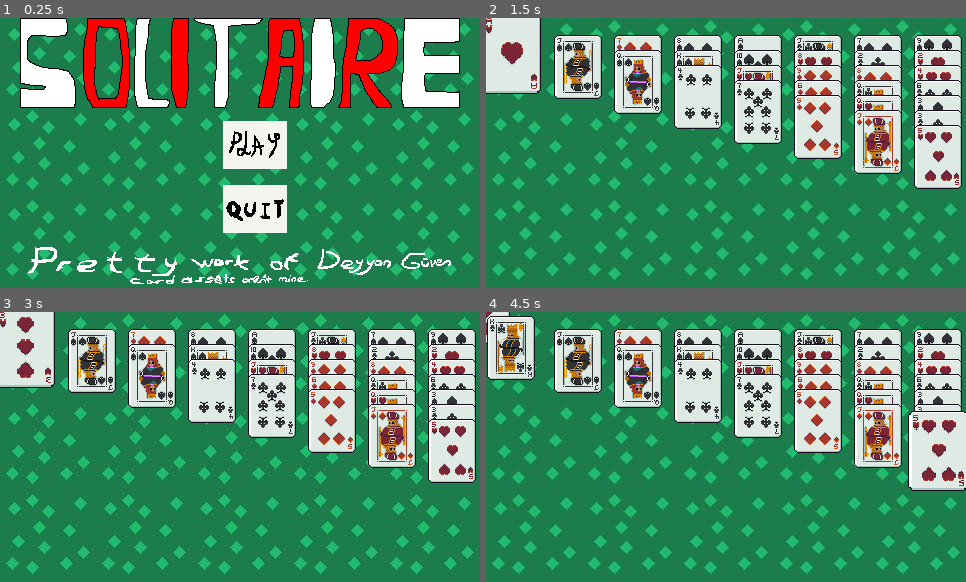
Above: before the commit, frames 1-4 (two rows, left to right).
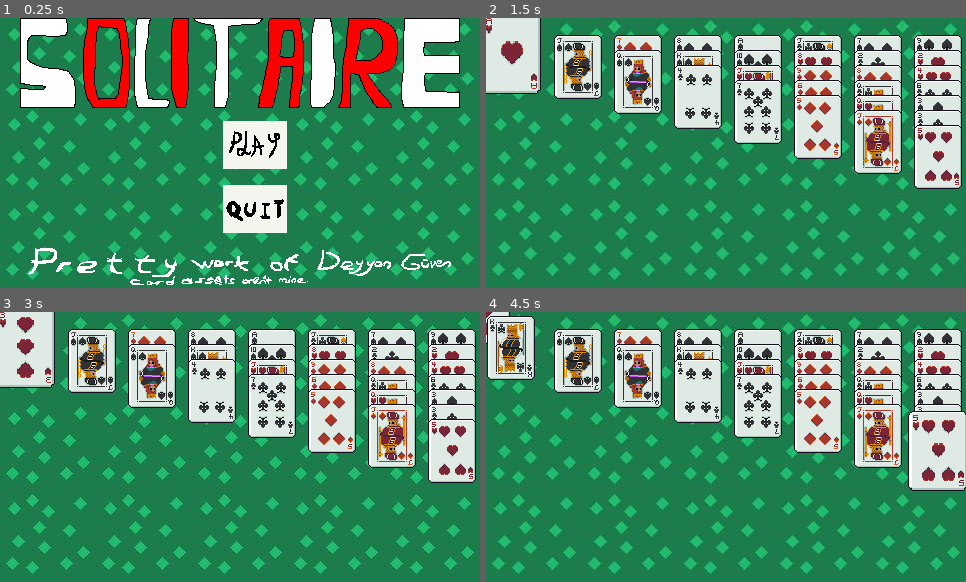
Above: after the commit, the same moments.

Repository: chaycodeshere/Solitaire
Game: Godot game, scene res://Scenes/menu.tscn
The game is run twice, just before and just after one commit, with the same random seed, the same clock (stepped at 60 frames per second) and the same inputs.
Inputs (mouse positions are in pixels of both pictures, inside the frame that each line leads up to):
- Up to frame 1 (0.25 s): no input
- Up to frame 2 (1.5 s): click (740, 144) at 0.5 s; tap Enter at 1.25 s; move the mouse to (510, 53) at 1.27 s; press the mouse at (510, 53) at 1.28 s
- Up to frame 3 (3 s): tap Space at 2 s; move the mouse to (451, 376) at 2.02 s; release the mouse at (451, 376) at 2.03 s; click (451, 376) at 2.1 s; tap Enter at 2.75 s; move the mouse to (24, 347) at 2.77 s; press the mouse at (24, 347) at 2.78 s
- Up to frame 4 (4.5 s): tap Space at 3.5 s; move the mouse to (937, 390) at 3.52 s; release the mouse at (937, 390) at 3.53 s; click (937, 390) at 3.6 s; tap Enter at 4.25 s; move the mouse to (937, 449) at 4.27 s; press the mouse at (937, 449) at 4.28 s

The runs differ from the first frame. In frame 1, 1.1% of the frame differs, in the area x 5-94%, y 84-99%; in frame 2, less than 0.1%; in frame 3, 0.1%; in frame 4, 0.1%.

Commit message:
through-advanced-settings-of-render-snap-option-pixel-movements-are-fixed-pixels-dont-corrupt-on-moe-anymore

Diff:
--- a/project.godot
+++ b/project.godot
@@ -43,6 +43,12 @@
 ]
 }
 
+[physics]
+
+common/physics_ticks_per_second=200
+
 [rendering]
 
 renderer/rendering_method="mobile"
+2d/snap/snap_2d_transforms_to_pixel=true
+2d/snap/snap_2d_vertices_to_pixel=true
